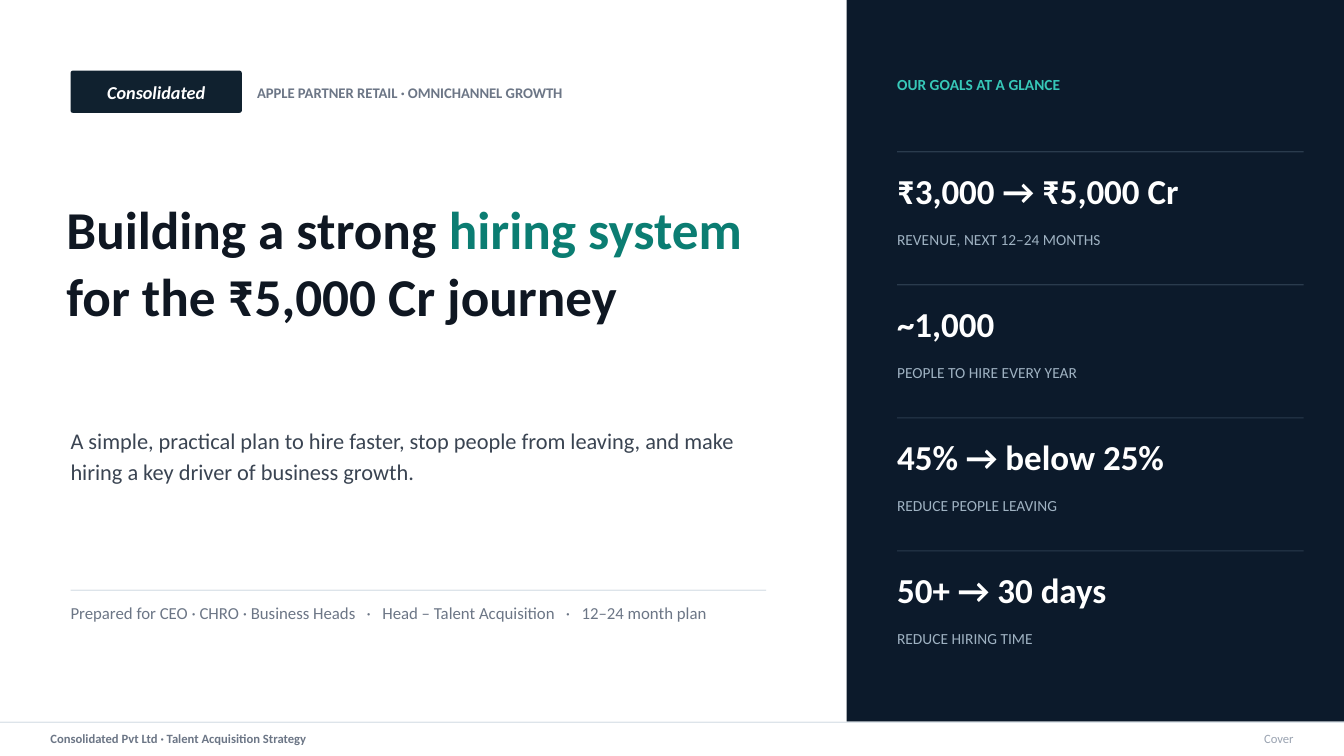
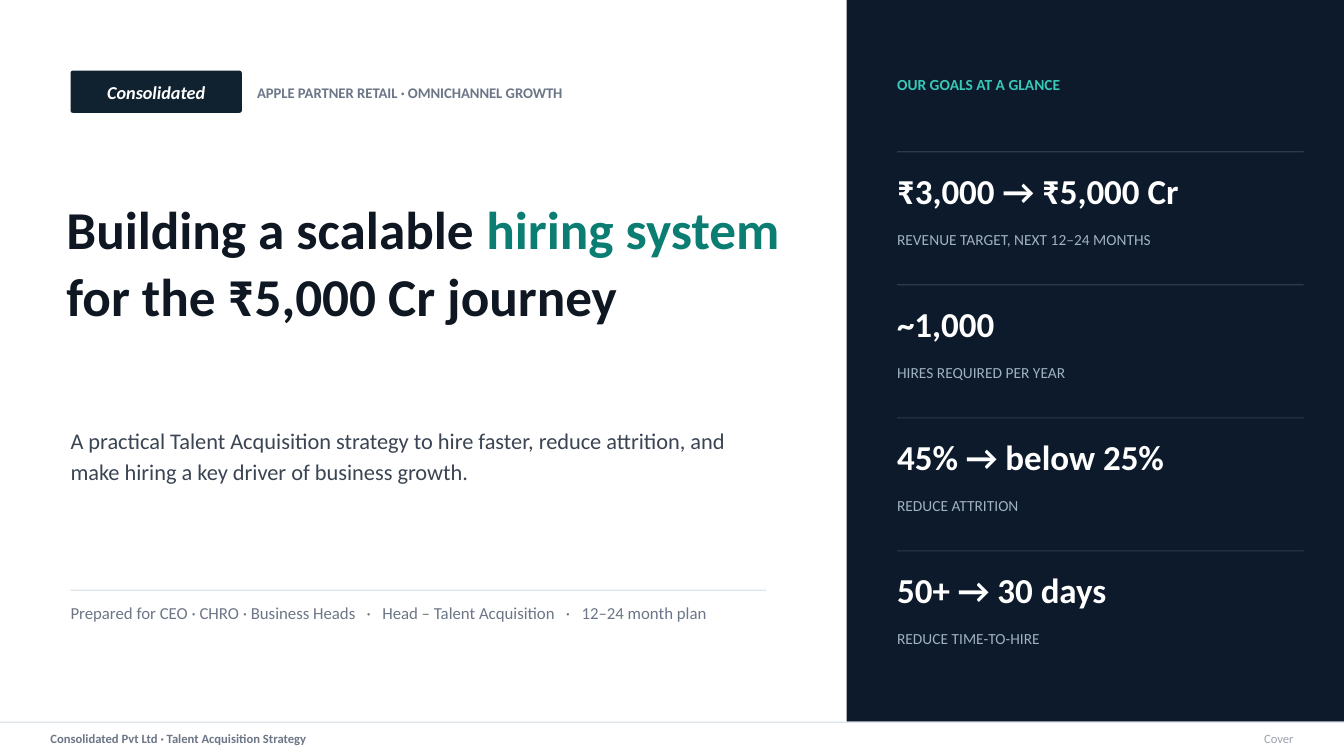
Before and after one commit to mi2arun/ta-strategy-consolidated, a slide deck: slide 1 of TA-Strategy.pptx. Drawn at 1344x756 pixels with LibreOffice and Linux fonts; fonts in the diff are those of the drawing. Boxes give left, top, right and bottom in pixels: in the first picture for what was removed or moved away, otherwise in the second. Text is boxed around its words. In the diff, an @@ line names an element or a change of style, - is before the commit and + after.

```diff
--- a/TA-Strategy.pptx
+++ b/TA-Strategy.pptx
@@ text at <box>66,211,780,258</box>: text changed @@
-Building a strong hiring system
+Building a scalable hiring system
@@ text at <box>897,235,1151,247</box>: text changed @@
-REVENUE, NEXT 12–24 MONTHS
+REVENUE TARGET, NEXT 12–24 MONTHS
@@ text at <box>897,368,1065,380</box>: text changed @@
-PEOPLE TO HIRE EVERY YEAR
+HIRES REQUIRED PER YEAR
@@ text at <box>71,433,724,484</box>: text changed @@
-A simple, practical plan to hire faster, stop people from leaving, and make hiring a key driver of business growth.
+A practical Talent Acquisition strategy to hire faster, reduce attrition, and make hiring a key driver of business growth.
@@ text at <box>897,501,1019,511</box>: text changed @@
-REDUCE PEOPLE LEAVING
+REDUCE ATTRITION
@@ text at <box>897,634,1040,644</box>: text changed @@
-REDUCE HIRING TIME
+REDUCE TIME-TO-HIRE
```
Also in this commit, not shown: 9 other slides changed, 3 other files.
